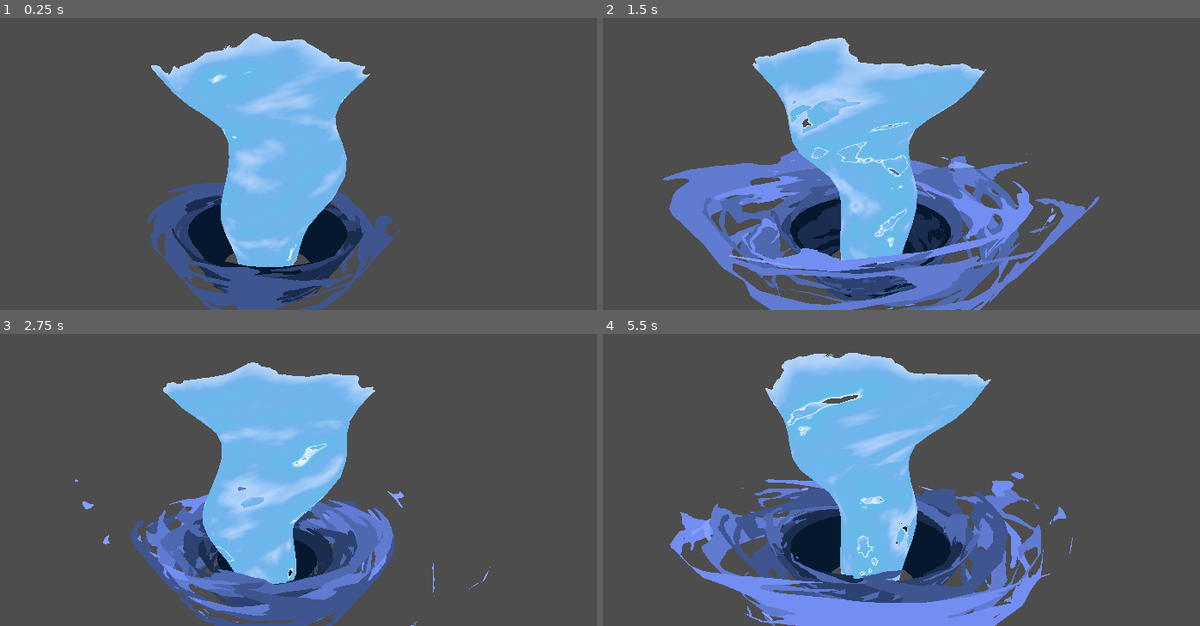
Above: before the commit, frames 1-4 (two rows, left to right).
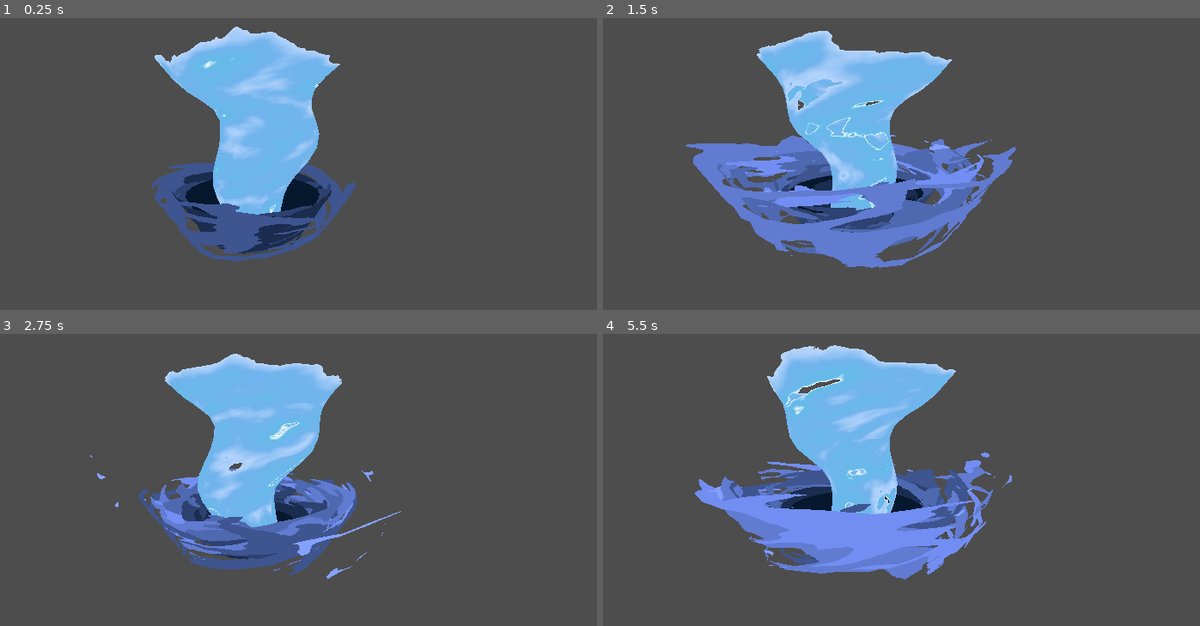
Above: after the commit, the same moments.

Repository: wispykey/shader-dump
Game: Godot game, scene res://3D/LeLu/Tornado/Tornado.tscn
The game is run twice, just before and just after one commit, with the same random seed, the same clock (stepped at 60 frames per second) and the same inputs. This scene is started directly instead of the project's main scene.
Inputs:
- Up to frame 1 (0.25 s): no input
- Up to frame 2 (1.5 s): no input
- Up to frame 3 (2.75 s): no input
- Up to frame 4 (5.5 s): no input

The runs differ from the first frame. In frame 1, 20% of the frame differs, in the area x 22-68%, y 2-100%; in frame 2, 31%, in the area x 10-84%, y 4-100%; in frame 3, 22%; in frame 4, 30%.

Commit message:
Finish matrix

Diff:
--- /dev/null
+++ b/2D/UltimateIntro/Matrix/matrix.gdshader
@@ -0,0 +1,59 @@
+shader_type canvas_item;
+
+uniform float x_offset = 50.;
+uniform float scale_factor = 1.;
+
+uniform float x_rotation: hint_range(0., 1.);
+uniform float y_rotation: hint_range(0., 1.);
+uniform float z_rotation: hint_range(0., 1.);
+
+uniform vec2 pivot;
+
+void vertex() {
+	// Called for every vertex the material is visible on.
+	mat3 scale_matrix = mat3(
+		vec3(scale_factor,0,0), // keep original x contribution
+		vec3(0,scale_factor,0), // keep original y contribution
+		vec3(0,0,scale_factor));
+
+	mat3 translation_matrix = mat3(
+		vec3(1,0,0),
+		vec3(0,1,0),
+		vec3(x_offset, 0, 1)
+	);
+
+	mat3 x_rotation_matrix = mat3(
+		vec3(1, 0, 0),
+		vec3(0, cos(x_rotation * TAU), sin(x_rotation * TAU)),
+		vec3(0, -sin(x_rotation* TAU), cos(x_rotation* TAU))
+	);
+
+	mat3 y_rotation_matrix = mat3(
+		vec3(cos(y_rotation* TAU), 0, -sin(y_rotation* TAU)),
+		vec3(0, 1, 0),
+		vec3(sin(y_rotation* TAU), 0, cos(y_rotation* TAU))
+	);
+
+	mat3 z_rotation_matrix = mat3(
+		vec3(cos(z_rotation* TAU), -sin(z_rotation* TAU), 0),
+		vec3(sin(z_rotation* TAU), cos(z_rotation* TAU), 0),
+		vec3(0, 0, 1)
+	);
+
+	mat3 matrix =  x_rotation_matrix * y_rotation_matrix * z_rotation_matrix;
+	vec3 result = matrix * vec3(VERTEX, 1.);
+	VERTEX = result.xy;
+
+	// Use translate, rotate, translate to rotate around a pivot point
+	vec3 v = vec3(VERTEX, 1.) - vec3(pivot, 1.);
+	v = matrix * v;
+	v += vec3(pivot, 1.);
+
+	VERTEX = v.xy;
+
+
+}
+
+void fragment() {
+	// Called for every pixel the material is visible on.
+}
--- /dev/null
+++ b/2D/UltimateIntro/Matrix/matrix.tscn
@@ -0,0 +1,22 @@
+[gd_scene format=3 uid="uid://btloarrx383t1"]
+
+[ext_resource type="Shader" uid="uid://bqlrd8whs1h41" path="res://2D/UltimateIntro/Matrix/matrix.gdshader" id="1_u7inb"]
+[ext_resource type="Texture2D" uid="uid://bv7uix8iuhdyq" path="res://icon.svg" id="2_b37rg"]
+
+[sub_resource type="ShaderMaterial" id="ShaderMaterial_6x40l"]
+shader = ExtResource("1_u7inb")
+shader_parameter/x_offset = 50.0
+shader_parameter/scale_factor = 1.0
+shader_parameter/x_rotation = 0.9150000434625
+shader_parameter/y_rotation = 0.650000030875
+shader_parameter/z_rotation = 0.4550000216125
+shader_parameter/pivot = Vector2(64, 0)
+
+[node name="Matrix" type="Node2D" unique_id=1148117923]
+
+[node name="Sprite2D" type="Sprite2D" parent="." unique_id=2065721985]
+material = SubResource("ShaderMaterial_6x40l")
+texture = ExtResource("2_b37rg")
+
+[node name="Camera2D" type="Camera2D" parent="Sprite2D" unique_id=1141394462]
+zoom = Vector2(5, 5)
--- a/3D/LeLu/Tornado/Tornado.tscn
+++ b/3D/LeLu/Tornado/Tornado.tscn
@@ -149,4 +149,4 @@
 autoplay = &"SpinningLoop"
 
 [node name="Camera3D" type="Camera3D" parent="." unique_id=136493497]
-transform = Transform3D(1, 0, 0, 0, 1, 0, 0, 0, 1, -1.6938562, 6.2043934, 8.330284)
+transform = Transform3D(1, 0, 0, 0, 1, 0, 0, 0, 1, -1.0817919, 5.424606, 10.09622)
Not shown, added: 2D/UltimateIntro/Matrix/matrix.gdshader.uid
